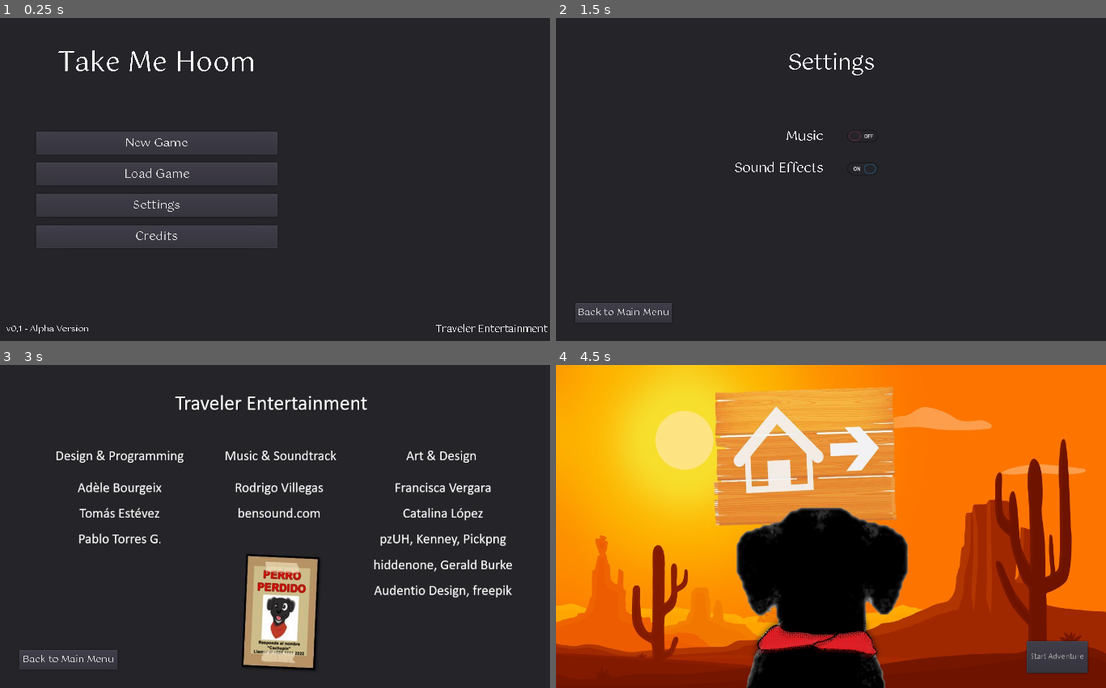
Above: before the commit, frames 1-4 (two rows, left to right).
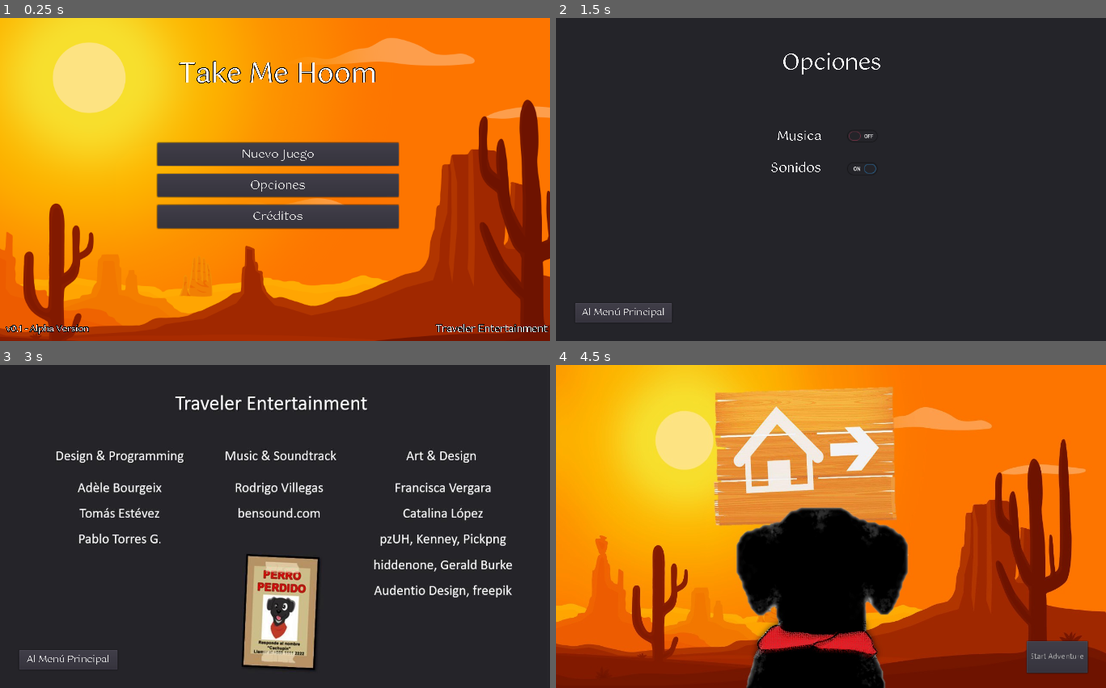
Above: after the commit, the same moments.

Repository: pabtorres/take-me-hoom
Game: Godot game, scene res://scenes/Menu.tscn
The game is run twice, just before and just after one commit, with the same random seed, the same clock (stepped at 60 frames per second) and the same inputs.
Inputs (mouse positions are in pixels of both pictures, inside the frame that each line leads up to):
- Up to frame 1 (0.25 s): no input
- Up to frame 2 (1.5 s): click "Settings" (after the commit: "Opciones") at 0.5 s; click (864, 137) at 1.25 s
- Up to frame 3 (3 s): click "Back to Main Menu" (after the commit: "Al Menú Principal") at 2 s; click "Credits" (after the commit: "Créditos") at 2.75 s
- Up to frame 4 (4.5 s): click "Back to Main Menu" (after the commit: "Al Menú Principal") at 3.5 s; click "New Game" (after the commit: "Nuevo Juego") at 4.25 s

The runs differ from the first frame. In frame 1, 94% of the frame differs, in the area x 0-100%, y 0-100%; in frame 2, 0.8%; in frame 3, 0.1%; in frame 4, nothing differs.

Commit message:
minor fixes and game over placeholder up

Diff:
--- a/scenes/Credits.tscn
+++ b/scenes/Credits.tscn
@@ -36,7 +36,7 @@
 margin_right = 218.0
 margin_bottom = 567.0
 custom_fonts/font = SubResource( 1 )
-text = "Back to Main Menu"
+text = "Al Menú Principal"
 __meta__ = {
 "_edit_use_anchors_": false
 }
--- a/scenes/GameOver.tscn
+++ b/scenes/GameOver.tscn
@@ -1,4 +1,20 @@
-[gd_scene format=2]
+[gd_scene load_steps=6 format=2]
+
+[ext_resource path="res://sprites/player/doggo_scarf_sad.png" type="Texture" id=1]
+[ext_resource path="res://fonts/Gotu/Gotu-Regular.ttf" type="DynamicFontData" id=2]
+
+[sub_resource type="StyleBoxFlat" id=1]
+bg_color = Color( 0, 0, 0, 1 )
+
+[sub_resource type="DynamicFont" id=2]
+size = 30
+outline_size = 1
+outline_color = Color( 0.54902, 0.227451, 0.227451, 1 )
+font_data = ExtResource( 2 )
+
+[sub_resource type="DynamicFont" id=3]
+size = 14
+font_data = ExtResource( 2 )
 
 [node name="GameOver" type="Node2D"]
 
@@ -9,10 +25,66 @@
 anchor_top = 0.5
 anchor_right = 0.5
 anchor_bottom = 0.5
-margin_left = -75.0
-margin_top = -50.0
-margin_right = 75.0
-margin_bottom = 50.0
+margin_left = -170.0
+margin_top = -100.0
+margin_right = 170.0
+margin_bottom = 100.0
+custom_styles/panel = SubResource( 1 )
 __meta__ = {
 "_edit_use_anchors_": false
 }
+
+[node name="TextureRect" type="TextureRect" parent="GameOverContainer"]
+visible = false
+margin_left = 47.1937
+margin_top = 70.7906
+margin_right = 299.194
+margin_bottom = 196.791
+texture = ExtResource( 1 )
+__meta__ = {
+"_edit_use_anchors_": false
+}
+
+[node name="Label" type="Label" parent="GameOverContainer"]
+anchor_left = 0.5
+anchor_top = 0.5
+anchor_right = 0.5
+anchor_bottom = 0.5
+margin_left = -76.0561
+margin_top = -78.357
+margin_right = 77.9439
+margin_bottom = -27.357
+custom_fonts/font = SubResource( 2 )
+text = "Perdiste :c"
+align = 1
+__meta__ = {
+"_edit_use_anchors_": false
+}
+
+[node name="Continuar" type="Button" parent="GameOverContainer"]
+margin_left = 215.37
+margin_top = 131.212
+margin_right = 260.37
+margin_bottom = 171.212
+text = "Retry"
+__meta__ = {
+"_edit_use_anchors_": false
+}
+
+[node name="Salir" type="Button" parent="GameOverContainer"]
+margin_left = 69.2988
+margin_top = 131.212
+margin_right = 170.299
+margin_bottom = 171.212
+custom_fonts/font = SubResource( 3 )
+text = "Exit to Menu"
+__meta__ = {
+"_edit_use_anchors_": false
+}
+
+[node name="TextureButton" type="TextureButton" parent="GameOverContainer"]
+margin_right = 40.0
+margin_bottom = 40.0
+__meta__ = {
+"_edit_use_anchors_": false
+}
--- a/scenes/InGameMenu.tscn
+++ b/scenes/InGameMenu.tscn
@@ -97,28 +97,29 @@
 margin_bottom = 61.0
 custom_fonts/font = SubResource( 2 )
 custom_colors/font_color = Color( 0, 0, 0, 1 )
-text = "Game Paused"
+text = "Juego Pausado"
 align = 1
 
 [node name="ButtonsContainer" type="VBoxContainer" parent="InGameMenuLayer/InGameMenuContainer"]
 margin_top = 86.0
 margin_right = 260.0
-margin_bottom = 304.0
+margin_bottom = 267.0
 
 [node name="Continue" type="Button" parent="InGameMenuLayer/InGameMenuContainer/ButtonsContainer"]
 margin_right = 260.0
 margin_bottom = 33.0
 custom_fonts/font = SubResource( 3 )
-text = "Continue"
+text = "Continuar"
 
 [node name="Settings" type="Button" parent="InGameMenuLayer/InGameMenuContainer/ButtonsContainer"]
 margin_top = 37.0
 margin_right = 260.0
 margin_bottom = 70.0
 custom_fonts/font = SubResource( 3 )
-text = "Settings"
+text = "Opciones"
 
 [node name="SaveGame" type="Button" parent="InGameMenuLayer/InGameMenuContainer/ButtonsContainer"]
+visible = false
 margin_top = 74.0
 margin_right = 260.0
 margin_bottom = 107.0
@@ -126,25 +127,25 @@
 text = "Save Game"
 
 [node name="RetryLevel" type="Button" parent="InGameMenuLayer/InGameMenuContainer/ButtonsContainer"]
+margin_top = 74.0
+margin_right = 260.0
+margin_bottom = 107.0
+custom_fonts/font = SubResource( 3 )
+text = "Reiniciar Nivel"
+
+[node name="ExitMainMenu" type="Button" parent="InGameMenuLayer/InGameMenuContainer/ButtonsContainer"]
 margin_top = 111.0
 margin_right = 260.0
 margin_bottom = 144.0
 custom_fonts/font = SubResource( 3 )
-text = "Retry Level"
-
-[node name="ExitMainMenu" type="Button" parent="InGameMenuLayer/InGameMenuContainer/ButtonsContainer"]
+text = "Salir al Menú Principal"
+
+[node name="ExitGame" type="Button" parent="InGameMenuLayer/InGameMenuContainer/ButtonsContainer"]
 margin_top = 148.0
 margin_right = 260.0
 margin_bottom = 181.0
 custom_fonts/font = SubResource( 3 )
-text = "Exit To Main Menu"
-
-[node name="ExitGame" type="Button" parent="InGameMenuLayer/InGameMenuContainer/ButtonsContainer"]
-margin_top = 185.0
-margin_right = 260.0
-margin_bottom = 218.0
-custom_fonts/font = SubResource( 3 )
-text = "Exit Game"
+text = "Salir del Juego"
 
 [node name="SettingsPanel" type="Panel" parent="InGameMenuLayer"]
 visible = false
@@ -170,7 +171,7 @@
 margin_right = 57.5
 margin_bottom = -52.0
 custom_fonts/font = SubResource( 4 )
-text = "Settings"
+text = "Opciones"
 align = 1
 __meta__ = {
 "_edit_use_anchors_": false
@@ -194,7 +195,7 @@
 margin_right = 123.0
 margin_bottom = 31.0
 custom_fonts/font = SubResource( 5 )
-text = "Music"
+text = "Música"
 align = 2
 
 [node name="SoundEffects" type="Label" parent="InGameMenuLayer/SettingsPanel/SettingsNames"]
@@ -202,7 +203,7 @@
 margin_right = 123.0
 margin_bottom = 82.0
 custom_fonts/font = SubResource( 6 )
-text = "Sound Effects"
+text = "Sonidos"
 align = 2
 
 [node name="SettingsButtons" type="VBoxContainer" parent="InGameMenuLayer/SettingsPanel"]
@@ -242,7 +243,7 @@
 margin_right = 59.5
 margin_bottom = -37.0
 custom_fonts/font = SubResource( 7 )
-text = "Back to Menu"
+text = "Volver"
 __meta__ = {
 "_edit_use_anchors_": false
 }
@@ -266,9 +267,9 @@
 anchor_top = 0.5
 anchor_right = 0.5
 anchor_bottom = 0.5
-margin_left = -200.0
+margin_left = -254.0
 margin_top = -75.5
-margin_right = 200.0
+margin_right = 254.0
 margin_bottom = 75.5
 custom_constants/separation = 40
 __meta__ = {
@@ -276,35 +277,35 @@
 }
 
 [node name="ToMenuDialog" type="Label" parent="InGameMenuLayer/MenuConfirmationPanel/ConfirmMainMenu"]
-margin_right = 400.0
+margin_right = 508.0
 margin_bottom = 71.0
 custom_fonts/font = SubResource( 8 )
-text = "Are you sure you want
-to exit to Main Menu?"
+text = "¿Estás seguro de que quieres salir
+al Menú Principal?"
 align = 1
 
 [node name="ToMenuContainer" type="HBoxContainer" parent="InGameMenuLayer/MenuConfirmationPanel/ConfirmMainMenu"]
 margin_top = 111.0
-margin_right = 400.0
+margin_right = 508.0
 margin_bottom = 151.0
 custom_constants/separation = 40
 alignment = 1
 
 [node name="NoMenu" type="Button" parent="InGameMenuLayer/MenuConfirmationPanel/ConfirmMainMenu/ToMenuContainer"]
-margin_left = 110.0
-margin_right = 180.0
+margin_left = 164.0
+margin_right = 234.0
 margin_bottom = 40.0
 rect_min_size = Vector2( 70, 40 )
 custom_fonts/font = SubResource( 9 )
 text = "NO"
 
 [node name="YesMenu" type="Button" parent="InGameMenuLayer/MenuConfirmationPanel/ConfirmMainMenu/ToMenuContainer"]
-margin_left = 220.0
-margin_right = 290.0
+margin_left = 274.0
+margin_right = 344.0
 margin_bottom = 40.0
 rect_min_size = Vector2( 70, 40 )
 custom_fonts/font = SubResource( 10 )
-text = "YES"
+text = "SI"
 
 [node name="ExitConfirmationPanel" type="Panel" parent="InGameMenuLayer"]
 visible = false
@@ -325,9 +326,9 @@
 anchor_top = 0.5
 anchor_right = 0.5
 anchor_bottom = 0.5
-margin_left = -90.0
+margin_left = -214.0
 margin_top = -75.5
-margin_right = 90.0
+margin_right = 214.0
 margin_bottom = 75.5
 custom_constants/separation = 40
 __meta__ = {
@@ -335,34 +336,34 @@
 }
 
 [node name="ExitDialog" type="Label" parent="InGameMenuLayer/ExitConfirmationPanel/ConfirmExit"]
-margin_right = 180.0
-margin_bottom = 71.0
+margin_right = 428.0
+margin_bottom = 34.0
 custom_fonts/font = SubResource( 11 )
-text = "Are you sure you
-want to exit?"
+text = "¿Estás seguro de que quieres salir del juego?"
 align = 1
 
 [node name="ExitContainer" type="HBoxContainer" parent="InGameMenuLayer/ExitConfirmationPanel/ConfirmExit"]
-margin_top = 111.0
-margin_right = 180.0
-margin_bottom = 151.0
+margin_top = 74.0
+margin_right = 428.0
+margin_bottom = 114.0
 custom_constants/separation = 40
 alignment = 1
 
 [node name="NoExit" type="Button" parent="InGameMenuLayer/ExitConfirmationPanel/ConfirmExit/ExitContainer"]
-margin_right = 70.0
+margin_left = 124.0
+margin_right = 194.0
 margin_bottom = 40.0
 rect_min_size = Vector2( 70, 40 )
 custom_fonts/font = SubResource( 12 )
 text = "NO"
 
 [node name="YesExit" type="Button" parent="InGameMenuLayer/ExitConfirmationPanel/ConfirmExit/ExitContainer"]
-margin_left = 110.0
-margin_right = 180.0
+margin_left = 234.0
+margin_right = 304.0
 margin_bottom = 40.0
 rect_min_size = Vector2( 70, 40 )
 custom_fonts/font = SubResource( 13 )
-text = "YES"
+text = "SI"
 [connection signal="pressed" from="InGameMenuLayer/InGameMenuContainer/ButtonsContainer/Continue" to="." method="_on_Continue_pressed"]
 [connection signal="pressed" from="InGameMenuLayer/InGameMenuContainer/ButtonsContainer/Settings" to="." method="_on_Settings_pressed"]
 [connection signal="pressed" from="InGameMenuLayer/InGameMenuContainer/ButtonsContainer/RetryLevel" to="." method="_on_RetryLevel_pressed"]
--- a/scenes/Menu.tscn
+++ b/scenes/Menu.tscn
@@ -1,10 +1,13 @@
-[gd_scene load_steps=10 format=2]
+[gd_scene load_steps=11 format=2]
 
 [ext_resource path="res://fonts/Gotu/Gotu-Regular.ttf" type="DynamicFontData" id=1]
 [ext_resource path="res://scripts/Menu.gd" type="Script" id=2]
+[ext_resource path="res://sprites/backgrounds/Landscape 1.png" type="Texture" id=3]
 
 [sub_resource type="DynamicFont" id=1]
 size = 50
+outline_size = 1
+outline_color = Color( 0, 0, 0, 1 )
 font_data = ExtResource( 1 )
 
 [sub_resource type="DynamicFont" id=2]
@@ -25,9 +28,13 @@
 
 [sub_resource type="DynamicFont" id=6]
 size = 18
+outline_size = 1
+outline_color = Color( 0, 0, 0, 1 )
 font_data = ExtResource( 1 )
 
 [sub_resource type="DynamicFont" id=7]
+outline_size = 1
+outline_color = Color( 0, 0, 0, 1 )
 font_data = ExtResource( 1 )
 
 [node name="Menu" type="Node2D"]
@@ -37,7 +44,22 @@
 scale = Vector2( 0.333, 0.333 )
 transform = Transform2D( 0.333, 0, 0, 0.333, 0, 0 )
 
+[node name="TextureRect" type="TextureRect" parent="CanvasLayer"]
+anchor_left = 0.5
+anchor_top = 0.5
+anchor_right = 0.5
+anchor_bottom = 0.5
+margin_left = -302.699
+margin_top = -157.336
+margin_right = 977.301
+margin_bottom = 562.664
+texture = ExtResource( 3 )
+__meta__ = {
+"_edit_use_anchors_": false
+}
+
 [node name="Panel" type="Panel" parent="CanvasLayer"]
+visible = false
 margin_right = 1024.0
 margin_bottom = 600.0
 __meta__ = {
@@ -45,10 +67,14 @@
 }
 
 [node name="VBoxContainer" type="VBoxContainer" parent="CanvasLayer"]
-margin_left = 66.7286
-margin_top = 43.0
-margin_right = 514.729
-margin_bottom = 524.0
+anchor_left = 1.517
+anchor_top = 1.52
+anchor_right = 1.517
+anchor_bottom = 1.52
+margin_left = -223.78
+margin_top = -240.0
+margin_right = 224.22
+margin_bottom = 241.0
 custom_constants/separation = 85
 __meta__ = {
 "_edit_use_anchors_": false
@@ -67,7 +93,7 @@
 [node name="ButtonContainer" type="VBoxContainer" parent="CanvasLayer/VBoxContainer"]
 margin_top = 169.0
 margin_right = 448.0
-margin_bottom = 386.0
+margin_bottom = 328.0
 custom_constants/separation = 15
 __meta__ = {
 "_edit_use_anchors_": false
@@ -77,9 +103,10 @@
 margin_right = 448.0
 margin_bottom = 43.0
 custom_fonts/font = SubResource( 2 )
-text = "New Game"
+text = "Nuevo Juego"
 
 [node name="LoadGame" type="Button" parent="CanvasLayer/VBoxContainer/ButtonContainer"]
+visible = false
 margin_top = 58.0
 margin_right = 448.0
 margin_bottom = 101.0
@@ -87,18 +114,18 @@
 text = "Load Game"
 
 [node name="Settings" type="Button" parent="CanvasLayer/VBoxContainer/ButtonContainer"]
+margin_top = 58.0
+margin_right = 448.0
+margin_bottom = 101.0
+custom_fonts/font = SubResource( 4 )
+text = "Opciones"
+
+[node name="Credits" type="Button" parent="CanvasLayer/VBoxContainer/ButtonContainer"]
 margin_top = 116.0
 margin_right = 448.0
 margin_bottom = 159.0
-custom_fonts/font = SubResource( 4 )
-text = "Settings"
-
-[node name="Credits" type="Button" parent="CanvasLayer/VBoxContainer/ButtonContainer"]
-margin_top = 174.0
-margin_right = 448.0
-margin_bottom = 217.0
 custom_fonts/font = SubResource( 5 )
-text = "Credits"
+text = "Créditos"
 
 [node name="GroupName" type="Label" parent="CanvasLayer"]
 margin_left = 809.0
--- a/scenes/Settings.tscn
+++ b/scenes/Settings.tscn
@@ -45,7 +45,7 @@
 margin_right = 1024.0
 margin_bottom = 67.0
 custom_fonts/font = SubResource( 1 )
-text = "Settings"
+text = "Opciones"
 align = 1
 
 [node name="SettingsNames" type="VBoxContainer" parent="CanvasLayer/Panel"]
@@ -64,7 +64,7 @@
 margin_right = 162.0
 margin_bottom = 41.0
 custom_fonts/font = SubResource( 2 )
-text = "Music"
+text = "Musica"
 align = 2
 
 [node name="SoundEffects" type="Label" parent="CanvasLayer/Panel/SettingsNames"]
@@ -72,7 +72,7 @@
 margin_right = 162.0
 margin_bottom = 102.0
 custom_fonts/font = SubResource( 3 )
-text = "Sound Effects"
+text = "Sonidos"
 align = 2
 
 [node name="SettingsValues" type="VBoxContainer" parent="CanvasLayer/Panel"]
@@ -108,7 +108,7 @@
 margin_right = 215.0
 margin_bottom = 567.0
 custom_fonts/font = SubResource( 4 )
-text = "Back to Main Menu"
+text = "Al Menú Principal"
 __meta__ = {
 "_edit_use_anchors_": false
 }
--- a/scripts/LevelManager.gd
+++ b/scripts/LevelManager.gd
@@ -26,7 +26,7 @@
 	6: "res://scenes/SouthNight.tscn"}
 
 # List with all the
-var spawn_positions = [Vector2(-300, 50), Vector2(39.06, 105), Vector2(-534, -43), Vector2(0, 0)]
+var spawn_positions = [Vector2(-300, 50), Vector2(39.06, 105), Vector2(-534, -43), Vector2(-469, -67)]
 
 func _ready():
 	MusicManager.change_music(current_level)
@@ -87,10 +87,13 @@
 	player_position_night = null
 
 func reset_spawn_positions():
-	spawn_positions = [Vector2(-300, 50), Vector2(39.06, 105), Vector2(-534, -43), Vector2(0, 0)]
+	spawn_positions = [Vector2(-300, 50), Vector2(39.06, 105), Vector2(-534, -43), Vector2(-469, -67)]
 
 func override_spawn_position(checkpoint: Vector2):
 	spawn_positions[current_level-1] = checkpoint
 
 func player_death():
-	pass
+	set_physics_process(true)
+	reset_life_points()
+	reset_player_positions()
+	get_tree().reload_current_scene()
--- a/scripts/Menu.gd
+++ b/scripts/Menu.gd
@@ -1,8 +1,21 @@
 extends Node2D
+
+var current_background = 0
+var ticks = 0
+var backgrounds = ["res://sprites/backgrounds/Landscape 1.png", "res://sprites/backgrounds/Landscape 2.png",
+	"res://sprites/backgrounds/Landscape 3.png", "res://sprites/backgrounds/Landscape4.png"]
 
 # Called when the node enters the scene tree for the first time.
 func _ready():
 	pass
+
+func _physics_process(delta):
+	ticks += 1
+	if ticks == 1000:
+		current_background += 1
+		current_background = current_background%4
+		ticks = 0
+		$CanvasLayer/TextureRect.set_texture(load(backgrounds[current_background]))
 
 func _on_NewGame_pressed():
 	get_tree().change_scene("res://scenes/CinematicMenuDesert.tscn")
--- a/scripts/Player1.gd
+++ b/scripts/Player1.gd
@@ -209,6 +209,7 @@
 	if LevelManager.life_points <= 0:
 		anim_player.play("Death")
 		set_physics_process(false)
+		yield(anim_player, "animation_finished")
 		LevelManager.player_death()
 
 
Binary file changed: sprites/player/doggo_scarf.png
Binary file added: sprites/player/doggo_scarf_sad.png
Not shown, added: sprites/player/doggo_scarf_sad.png.import
